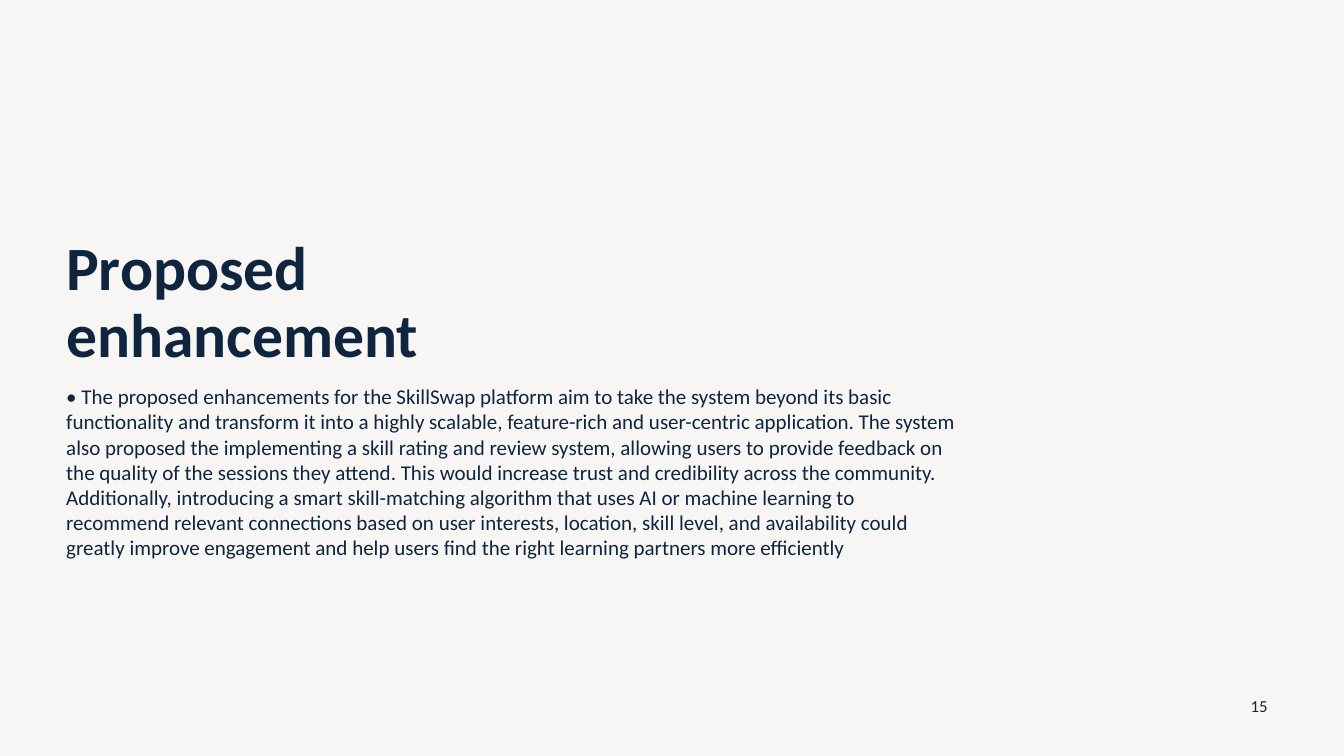
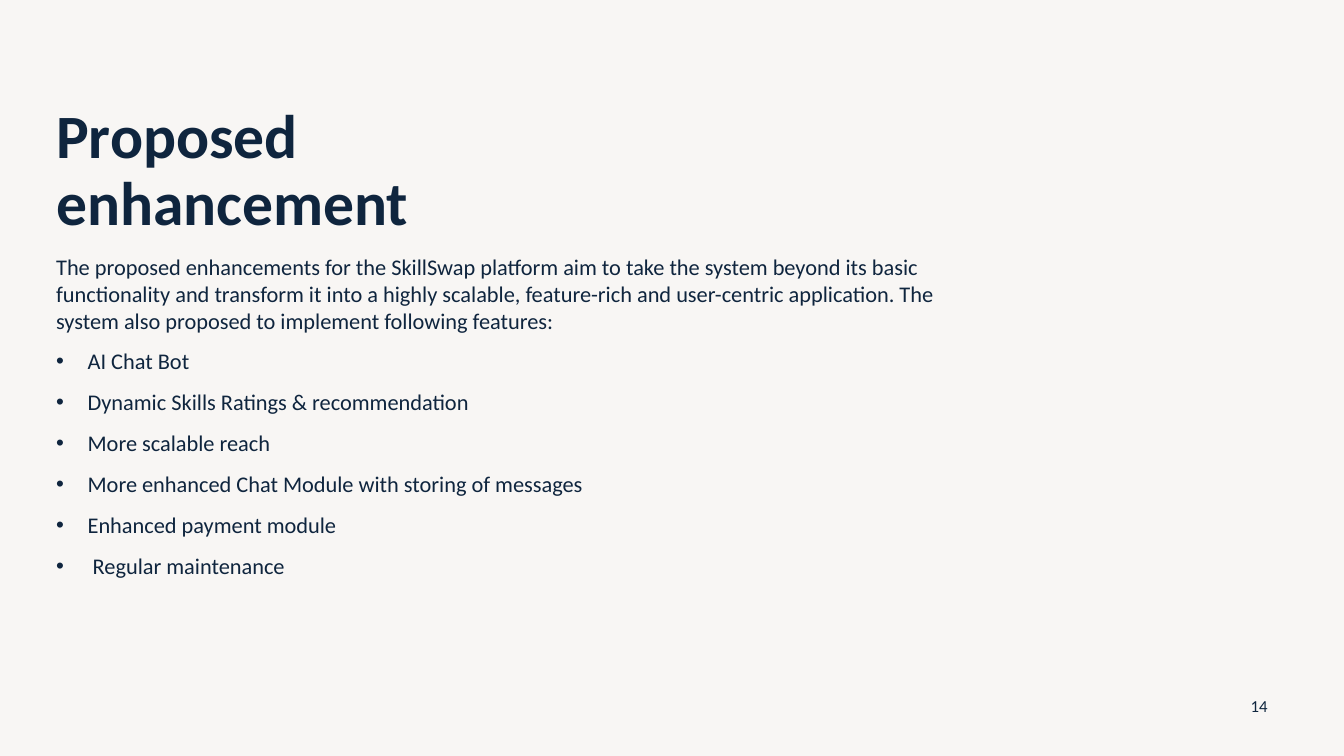
Before and after one commit to arnoldhere/Skill-Swap, a slide deck: slide 14 of doc/SkillSwap.pptx (slide 15 before the commit). Drawn at 1344x756 pixels with LibreOffice and Linux fonts; fonts in the diff are those of the drawing. Boxes give left, top, right and bottom in pixels: in the first picture for what was removed or moved away, otherwise in the second. Text is boxed around its words. In the diff, an @@ line names an element or a change of style, - is before the commit and + after.

Commit message:
messages

```diff
--- a/doc/SkillSwap.pptx
+++ b/doc/SkillSwap.pptx
@@ title "Proposed enhancement": place and size @@
-title "Proposed enhancement" at (66,246,418,358)
+title "Proposed enhancement" at (56,114,408,226)
@@ text at (56,259,933,578): text changed; size 15 to 16 pt @@
-• The proposed enhancements for the SkillSwap platform aim to take the system beyond its basic functionality and transform it into a highly scalable, feature-rich and user-centric application. The system also proposed the implementing a skill rating and review system, allowing users to provide feedback on the quality of the sessions they attend. This would increase trust and credibility across the community. Additionally, introducing a smart skill-matching algorithm that uses AI or machine learning to recommend relevant connections based on user interests, location, skill level, and availability could greatly improve engagement and help users find the right learning partners more efficiently
+The proposed enhancements for the SkillSwap platform aim to take the system beyond its basic functionality and transform it into a highly scalable, feature-rich and user-centric application. The system also proposed to implement following features:
+• AI Chat Bot
+• Dynamic Skills Ratings & recommendation
+• More scalable reach
+• More enhanced Chat Module with storing of messages
+• Enhanced payment module
+• Regular maintenance
@@ page number at (1251,701,1268,712): text changed @@
-15
+14
```
Also in this commit, not shown: 6 other slides changed, 1 slide removed, 2 other files.
